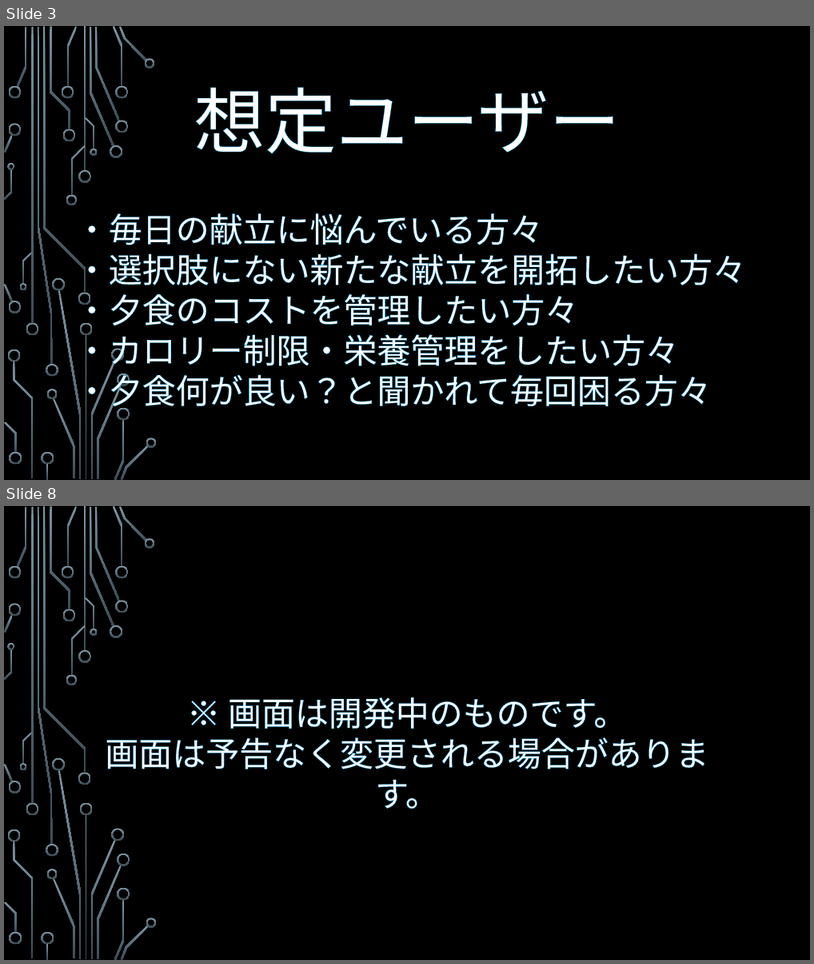
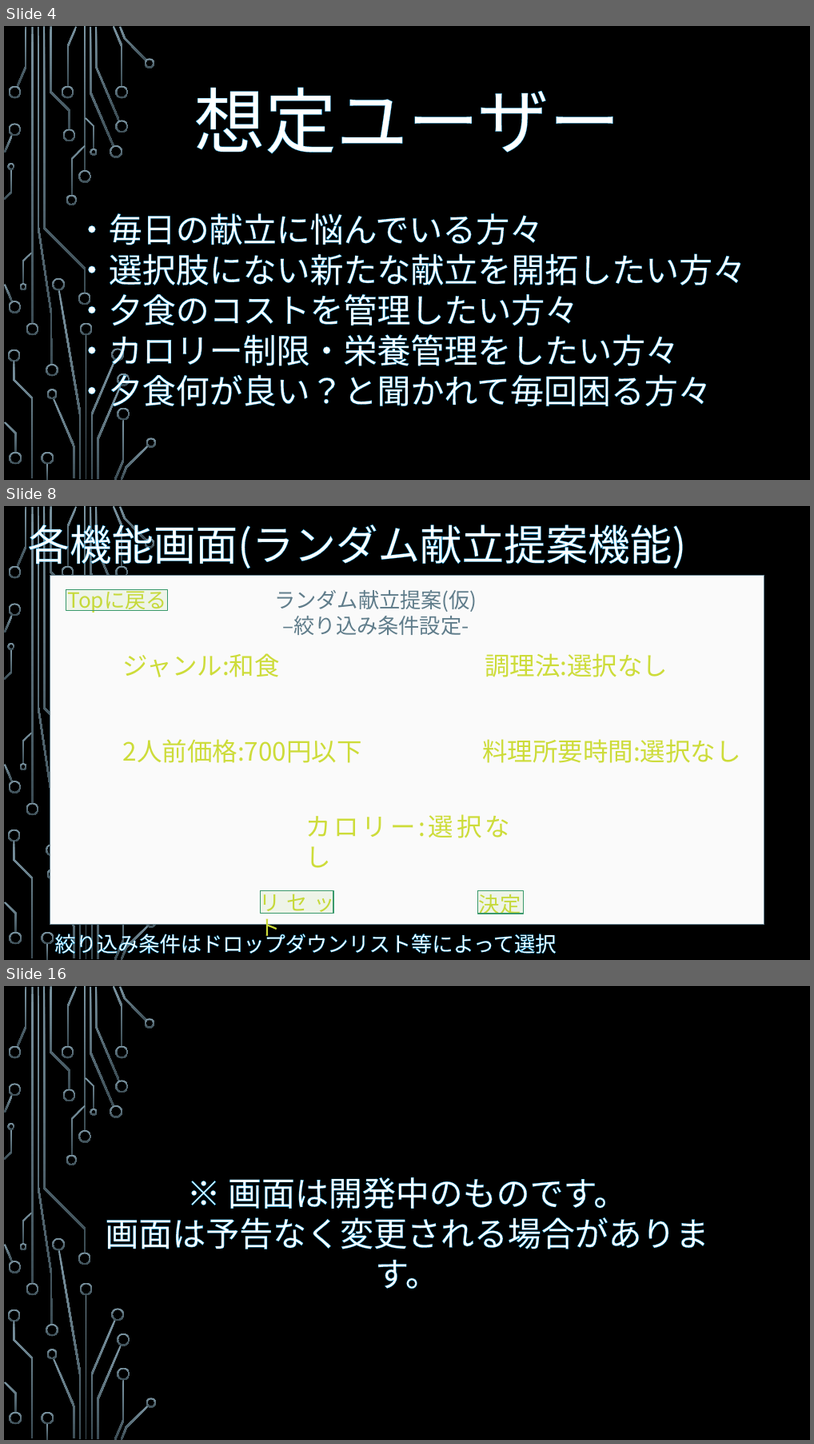
Before and after one commit to Simulaclia/MenuSuggester, a slide deck: doc/ER/献提 -MenuSuggester-.pptx. Shown one above the other, each under a label of ours: slides 3 and 8 before the commit, slides 4, 8 and 16 after it; the slides between them are not shown. The pictures are 814x964 and 814x1444 pixels, drawn with LibreOffice and Linux fonts; fonts in the diff are those of the drawing; background and template pictures are left out. Boxes give left, top, right and bottom in pixels: in the first picture for what was removed or moved away, otherwise in the second. Text is boxed around its words. In the diff, an @@ line names an element or a change of style, - is before the commit and + after.

```diff
--- a/doc/ER/献提 -MenuSuggester-.pptx
+++ b/doc/ER/献提 -MenuSuggester-.pptx
@@ slide 8 added at bbox=[4, 506, 810, 960], background picture (left out); not listed: 40 template elements that a slide beside it also shows @@
@@ text added at bbox=[28, 517, 687, 571], 50 pt, text #FFFFFF @@
+各機能画面(ランダム献立提案機能)
@@ rectangle added at bbox=[50, 575, 765, 924], fill #FAFAFA, outline #607D8B 1.25 pt @@
@@ rectangle added at bbox=[66, 589, 168, 610], fill #8BC34A at 10% opacity, outline #3A9A6D 1.25 pt @@
@@ text added at bbox=[67, 589, 167, 612], 25 pt, text #CDDC39 @@
+Topに戻る
@@ text added at bbox=[274, 590, 478, 635], 25 pt, text #607D8B @@
+ランダム献立提案(仮)
+–絞り込み条件設定-
@@ text added at bbox=[123, 653, 280, 677], 30 pt, text #CDDC39 @@
+ジャンル:和食
@@ text added at bbox=[485, 653, 668, 677], 30 pt, text #CDDC39 @@
+調理法:選択なし
@@ text added at bbox=[123, 739, 362, 763], 30 pt, text #CDDC39 @@
+2人前価格:700円以下
@@ text added at bbox=[482, 739, 742, 763], 30 pt, text #CDDC39 @@
+料理所要時間:選択なし
@@ text added at bbox=[306, 814, 510, 868], 30 pt, text #CDDC39 @@
+カロリー:選択なし
@@ text added at bbox=[260, 890, 335, 940], 25 pt, text #CDDC39 @@
+リセット
@@ rectangle added at bbox=[261, 890, 334, 913], fill #8BC34A at 10% opacity, outline #3A9A6D 1.25 pt @@
@@ rectangle added at bbox=[478, 891, 524, 914], fill #8BC34A at 10% opacity, outline #3A9A6D 1.25 pt @@
@@ text added at bbox=[479, 890, 521, 914], 25 pt, text #CDDC39 @@
+決定
@@ text added at bbox=[54, 929, 556, 956], 25 pt, text #FFFFFF @@
+絞り込み条件はドロップダウンリスト等によって選択する
@@ what was slide 3 is now slide 4 @@
@@ what was slide 8 is now slide 16 @@
```
Also in this commit, not shown: 5 slides changed, 7 other slides added, 1 other file.
